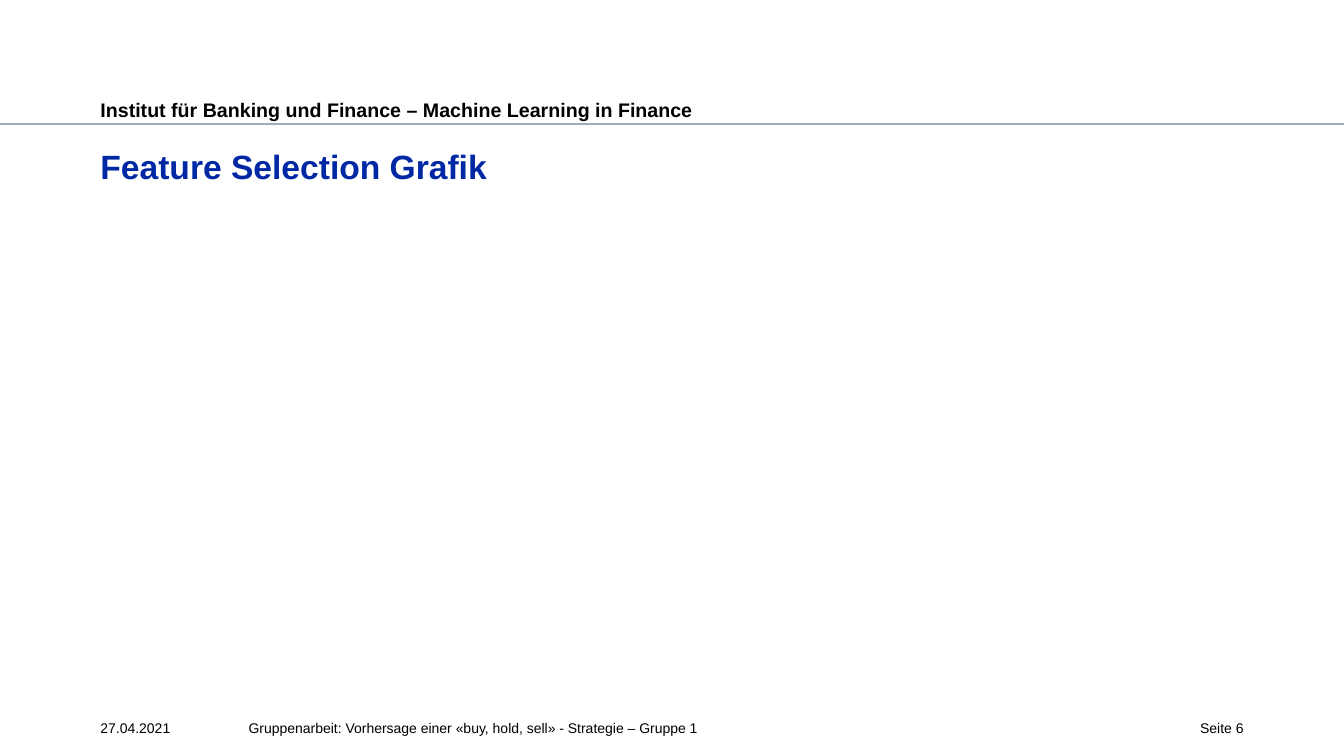
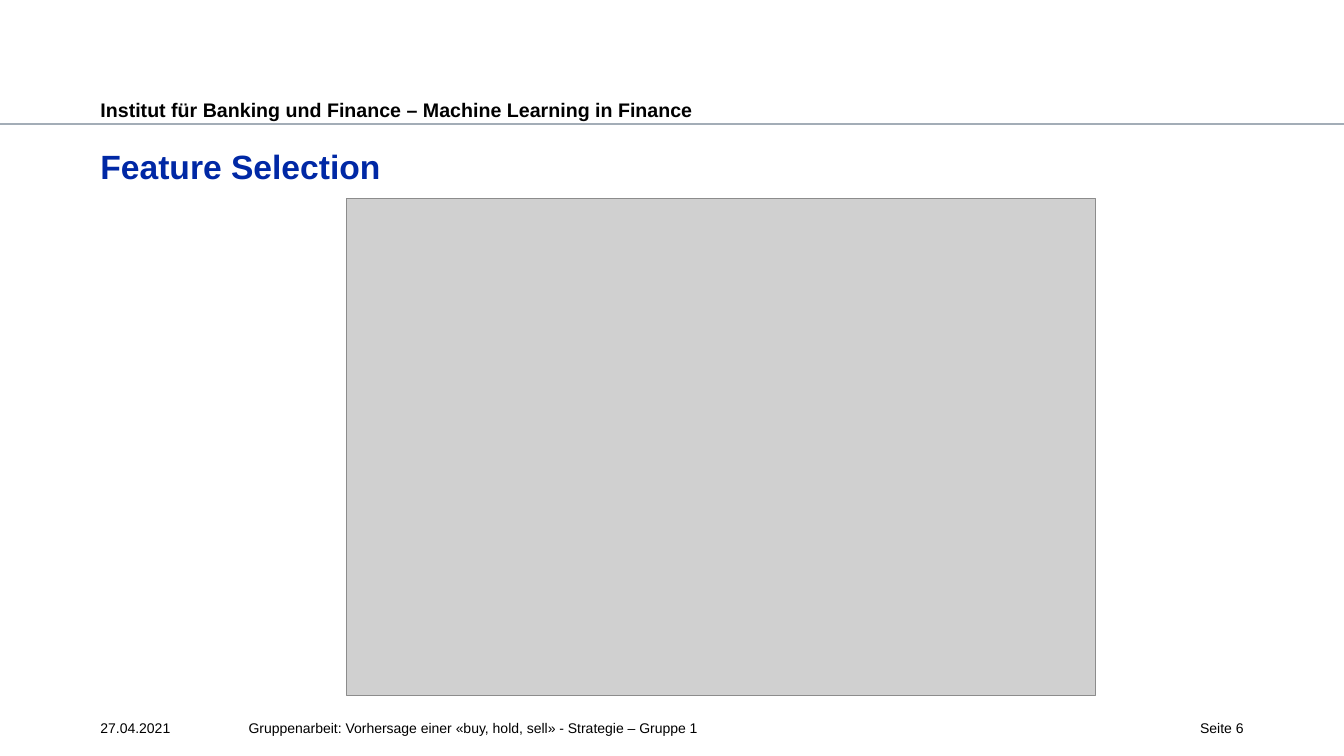
Before and after one commit to alesroger/ML_in_Finance_2021_GROUP_1, a slide deck: slide 6 of Machine_Learning_in_Finance_Gruppenarbeit_Gruppe1_V1.pptx. Drawn at 1344x756 pixels with LibreOffice and Linux fonts; fonts in the diff are those of the drawing; grey boxes stand for pictures; background and template pictures are left out. Boxes give left, top, right and bottom in pixels: in the first picture for what was removed or moved away, otherwise in the second. Text is boxed around its words. In the diff, an @@ line names an element or a change of style, - is before the commit and + after.

```diff
--- a/Machine_Learning_in_Finance_Gruppenarbeit_Gruppe1_V1.pptx
+++ b/Machine_Learning_in_Finance_Gruppenarbeit_Gruppe1_V1.pptx
@@ title at (100,154,380,180): text changed @@
-Feature Selection Grafik
+Feature Selection
@@ picture added at (347,199,1096,696) @@
```
Also in this commit, not shown: 6 other slides changed.
